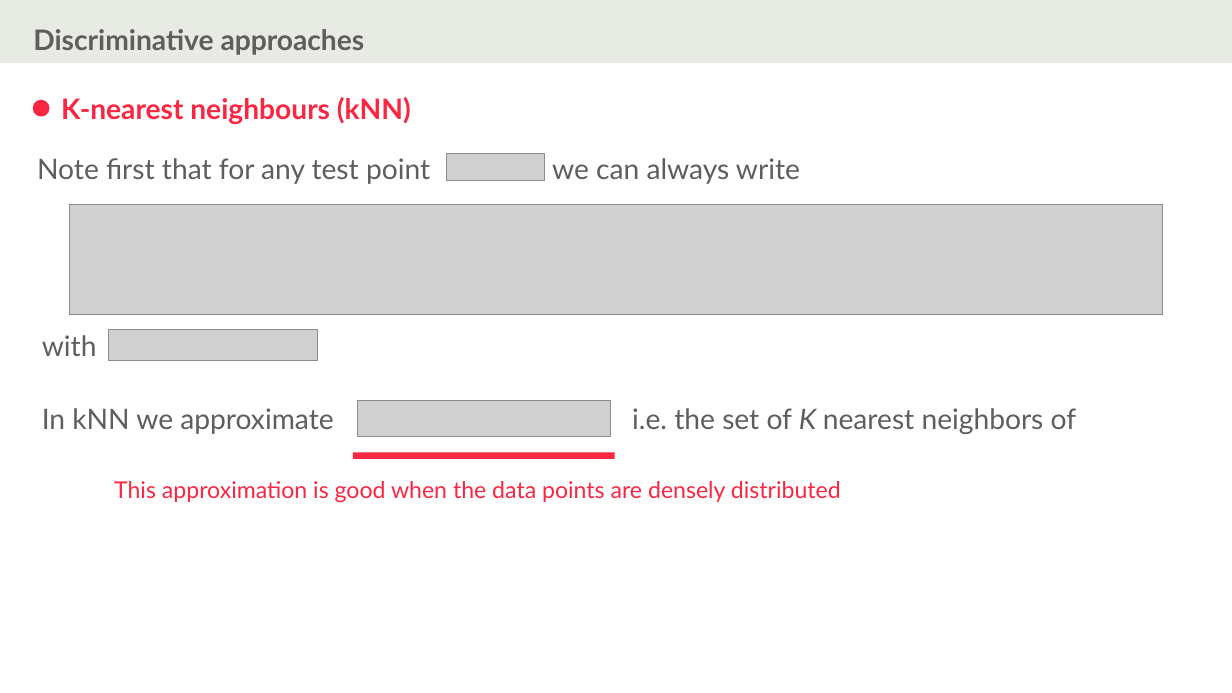
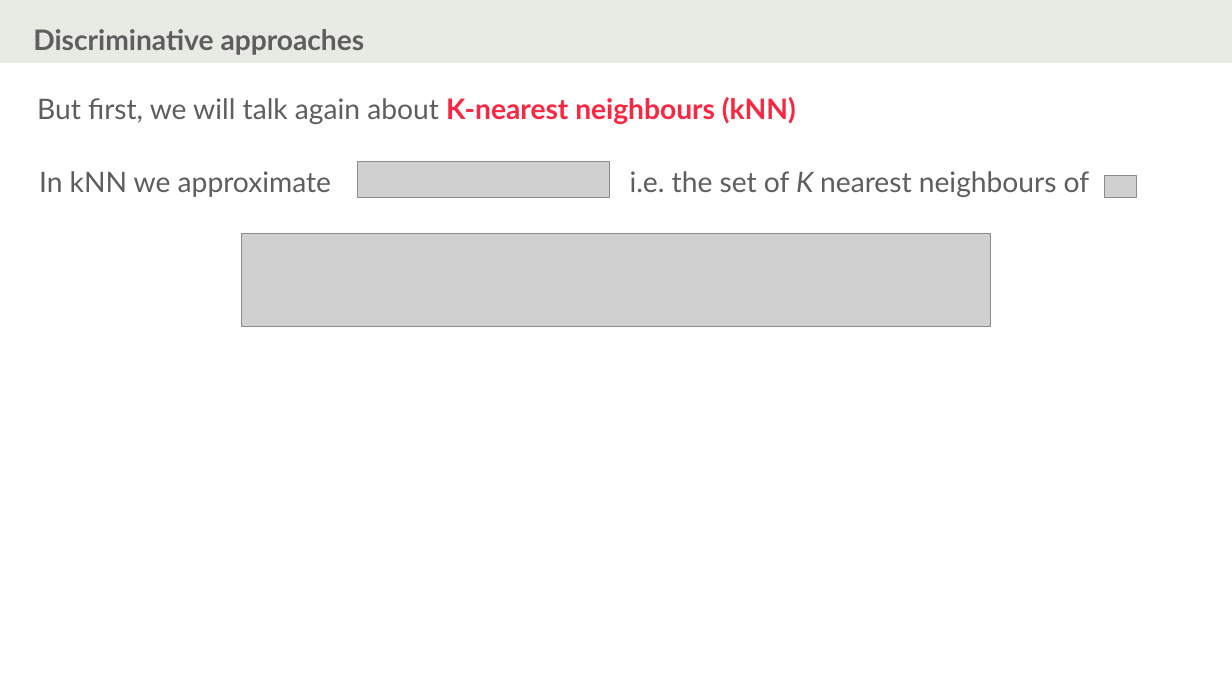
Before and after one commit to ISLA-Grenoble/2024-main, a slide deck: slide 5 of slides/CM07/2023/CM7-draft.pptx (slide 7 before the commit). Drawn at 1232x693 pixels with LibreOffice and Linux fonts; fonts in the diff are those of the drawing; grey boxes stand for pictures; background and template pictures are left out. Boxes give left, top, right and bottom in pixels: in the first picture for what was removed or moved away, otherwise in the second. Text is boxed around its words. In the diff, an @@ line names an element or a change of style, - is before the commit and + after.

Commit message:
update slides CM5

```diff
--- a/slides/CM07/2023/CM7-draft.pptx
+++ b/slides/CM07/2023/CM7-draft.pptx
@@ ellipse removed at <box>32,100,49,116</box> @@
@@ text at <box>37,97,796,124</box>: text changed; text colour #FA2743 to #5E5E5E; bold off @@
-K-nearest neighbours (kNN)
+But first, we will talk again about K-nearest neighbours (kNN)
@@ text removed at <box>37,158,800,184</box> @@
-Note first that for any test point we can always write
@@ text at <box>39,171,1090,197</box>: text changed @@
-In kNN we approximate i.e. the set of K nearest neighbors of
+In kNN we approximate i.e. the set of K nearest neighbours of
@@ picture: place and size @@
-picture at <box>358,400,611,436</box>
+picture at <box>357,162,610,198</box>
@@ picture removed at <box>447,154,545,181</box> @@
@@ picture added at <box>1105,176,1138,198</box> @@
@@ picture removed at <box>70,204,1163,314</box> @@
@@ picture added at <box>242,234,991,326</box> @@
@@ text removed at <box>42,335,97,356</box> @@
-with
@@ picture removed at <box>108,330,317,361</box> @@
@@ rectangle removed at <box>353,453,615,459</box> @@
@@ text removed at <box>114,481,841,503</box> @@
-This approximation is good when the data points are densely distributed
```
Also in this commit, not shown: 2 other slides changed, 11 slides added, 6 slides removed, 14 other files.
